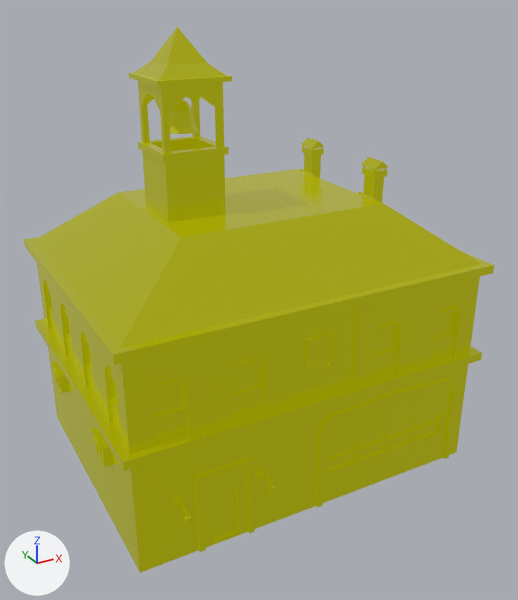
The glTF model public/models/building-firestation.glb as it was, and as the next commit left it.
Both versions are drawn from a 50 mm camera at (-11.0, -21.4, 16.7) aimed at (0.5, -0.6, 6.3). Arrows for +X, +Y and +Z are at lower left; the lights stay in place. Where no turn or scale is listed for an object, it has been applied to the vertices.

The first picture shows 'building-firestation'.
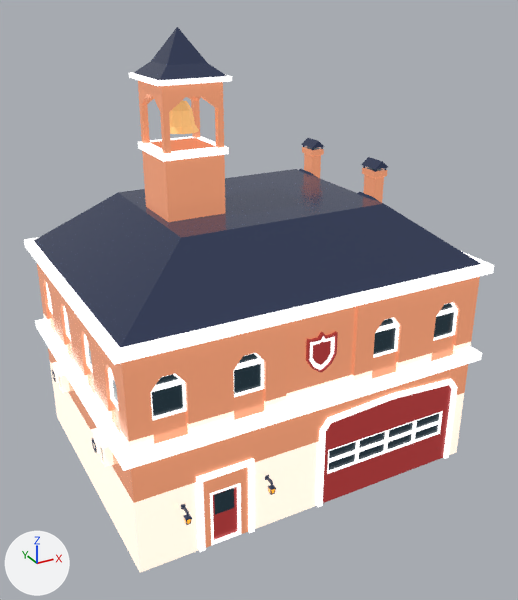
Boxes (x1, y1, x2, y2) around the edits, measured in the pictures (518 x 600 px):
'building-firestation', recoloured
    both: (24, 27, 494, 573)

Patch to the scene script:
```diff
--- a/public/models/building-firestation.glb.py
+++ b/public/models/building-firestation.glb.py
@@ img_base @@
+img_base = load_image('base', '_unpacked/base', 1024, 1024, 'sRGB')
@@ mat_lowpoly_colors_001 @@
+mat_lowpoly_colors_001 = bpy.data.materials.new('LOWPOLY-COLORS.001')
+# uses the picture img_base
@@ me_building_firestation @@
 me_building_firestation.from_pydata(...)  # 1577 vertices, 2990 faces; spans x -6.4..7.3, y -5.2..5.6, z 0.0..15.5
-me_building_firestation.materials.append(mat_lowpoly_colors_night)
+me_building_firestation.materials.append(mat_lowpoly_colors_001)
```
